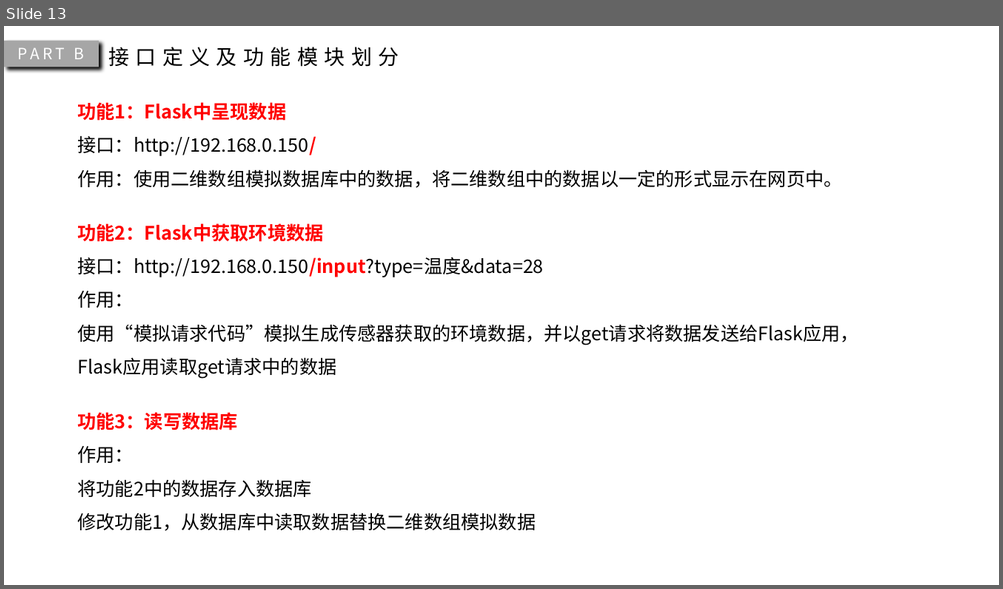
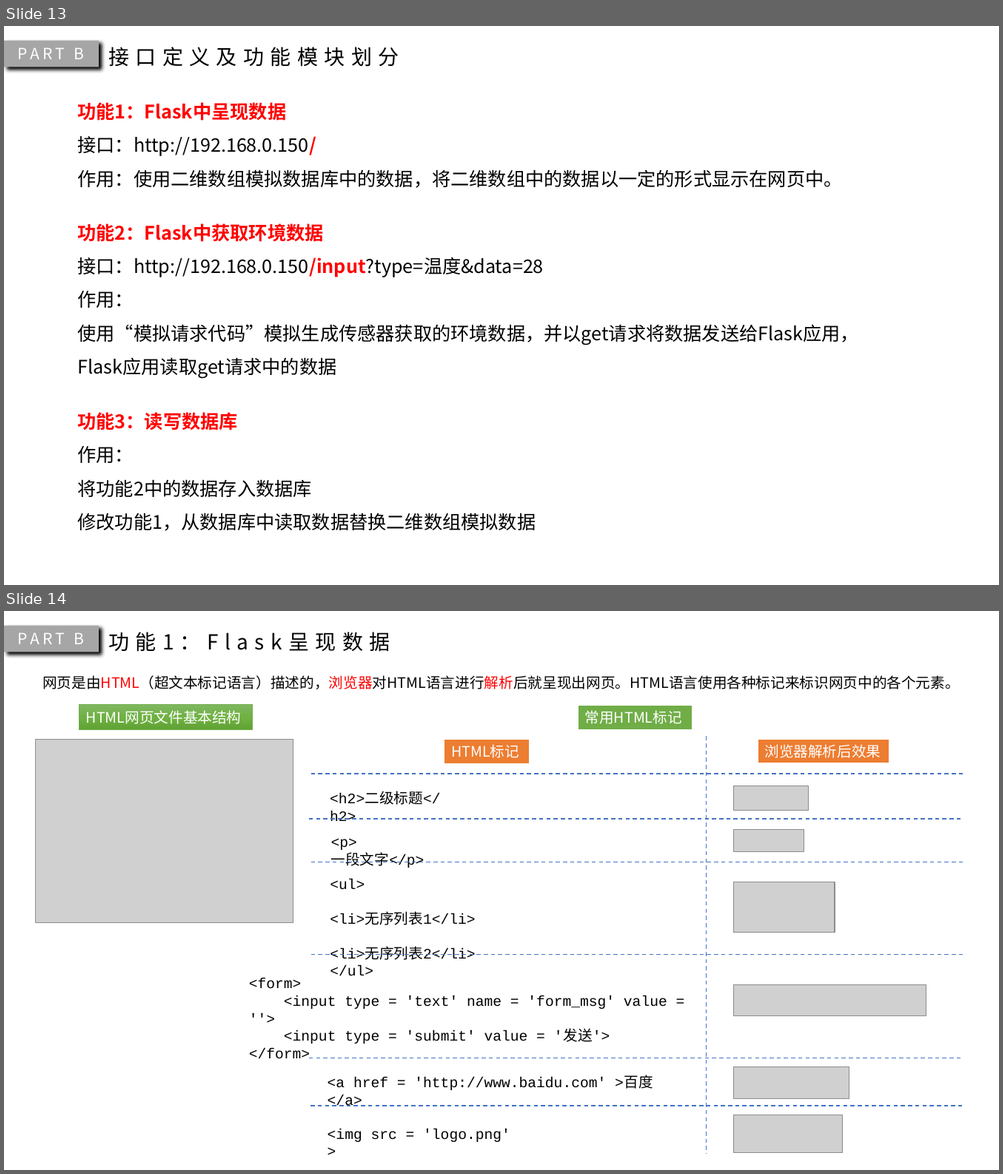
Before and after one commit to YI-JI-ZHI-CHANG/BY-LHN, a slide deck: 室内环境实时检测系统搭建.pptx. Shown one above the other, each under a label of ours: slide 13 before the commit, slides 13 and 14 after it. The pictures are 1003x589 and 1003x1174 pixels, drawn with LibreOffice and Linux fonts; fonts in the diff are those of the drawing; grey boxes stand for pictures. Boxes give left, top, right and bottom in pixels: in the first picture for what was removed or moved away, otherwise in the second. Text is boxed around its words. In the diff, an @@ line names an element or a change of style, - is before the commit and + after.

```diff
--- a/室内环境实时检测系统搭建.pptx
+++ b/室内环境实时检测系统搭建.pptx
@@ slide 14 added at (x1=4, y1=611, x2=999, y2=1170), background #FFFFFF @@
@@ rectangle added at (x1=4, y1=626, x2=99, y2=652), fill #A6A6A6, 15 pt, text #FFFFFF @@
+PART B
@@ text added at (x1=108, y1=632, x2=390, y2=652), 20 pt, text #000000 @@
+功能1：Flask呈现数据
@@ text added at (x1=42, y1=675, x2=959, y2=689), 14 pt, text #000000 @@
+网页是由HTML（超文本标记语言）描述的，浏览器对HTML语言进行解析后就呈现出网页。HTML语言使用各种标记来标识网页中的各个元素。
@@ rectangle added at (x1=79, y1=705, x2=253, y2=730), fill gradient #81B861 to #6FB242 to #62A336, outline #70AD47 0.5 pt, 14 pt, text #FFFFFF @@
+HTML网页文件基本结构
@@ rectangle added at (x1=578, y1=705, x2=693, y2=730), fill #70AD47, outline #FFFFFF 1.5 pt, 14 pt, text #FFFFFF @@
+常用HTML标记
@@ picture added at (x1=35, y1=739, x2=293, y2=923) @@
@@ rectangle added at (x1=444, y1=738, x2=530, y2=764), fill #ED7D31, outline #FFFFFF 1.5 pt, 14 pt, text #FFFFFF @@
+HTML标记
@@ rectangle added at (x1=757, y1=738, x2=889, y2=764), fill #ED7D31, outline #FFFFFF 1.5 pt, 14 pt, text #FFFFFF @@
+浏览器解析后效果
@@ picture added at (x1=734, y1=786, x2=808, y2=810) @@
@@ text added at (x1=330, y1=793, x2=440, y2=821), 14 pt, text #000000 @@
+<h2>二级标题</h2>
@@ picture added at (x1=734, y1=829, x2=804, y2=852) @@
@@ text added at (x1=331, y1=838, x2=424, y2=868), 14 pt, text #000000 @@
+<p> 一段文字</p>
@@ text added at (x1=330, y1=879, x2=475, y2=977), 14 pt, text #000000 @@
+<ul>
+<li>无序列表1</li>
+<li>无序列表2</li>
+</ul>
@@ picture added at (x1=734, y1=882, x2=834, y2=933) @@
@@ text added at (x1=249, y1=979, x2=667, y2=1044), 14 pt, text #000000 @@
+<form>
+<input type = 'text' name = 'form_msg' value = ''>
+<input type = 'submit' value = '发送'>
+</form>
@@ picture added at (x1=734, y1=985, x2=926, y2=1017) @@
@@ picture added at (x1=734, y1=1068, x2=849, y2=1099) @@
@@ text added at (x1=327, y1=1077, x2=653, y2=1107), 14 pt, text #000000 @@
+<a href = 'http://www.baidu.com' >百度</a>
@@ group added at (x1=309, y1=736, x2=963, y2=1154): 7 lines @@
@@ picture added at (x1=734, y1=1116, x2=842, y2=1153) @@
@@ text added at (x1=327, y1=1129, x2=510, y2=1142), 14 pt, text #000000 @@
+<img src = 'logo.png' >
```
Also in this commit, not shown: 2 slides changed, 2 other slides added, 11 other files.
